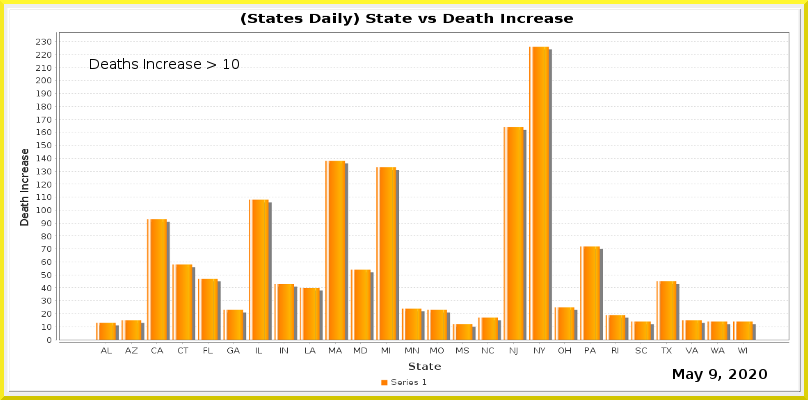
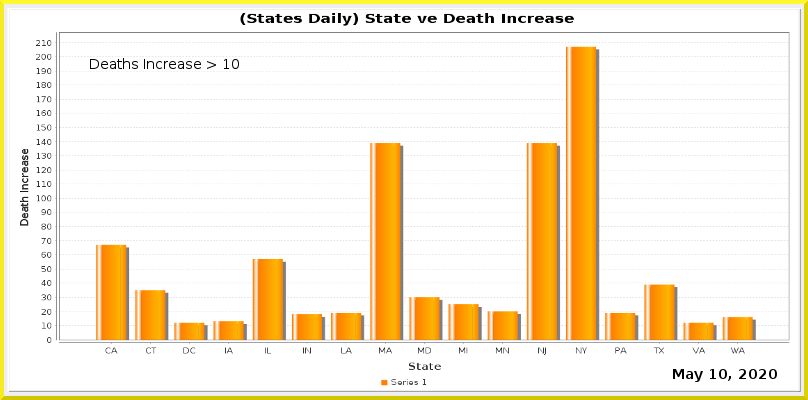
Before/after of a 808×400 layered artwork. What changed in the layer stack:
painted on "Current Date" over (709, 369, 777, 381)
painted on "Date_vs_TestIncrease.png" over (36, 13, 788, 355)
